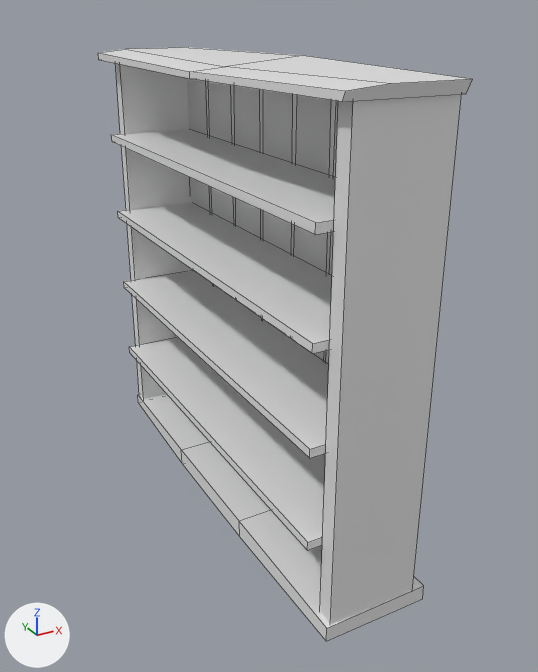
The FBX model Unity/Assets/models/regal.fbx as it was, and as the next commit left it.
Both versions are drawn from a 50 mm camera at (-3.86, -8.7, 3.39) aimed at (0.62, -0.54, -0.69). Arrows for +X, +Y and +Z are at lower left; the lights stay in place. Mesh edges are drawn as thin lines. Where no turn or scale is listed for an object, it has been applied to the vertices. Vertices at the same position are counted once.

The older version as bpy lines, for what is in view:
```python
ob_regalboden = bpy.data.objects.new('Regalboden', me_cube_005)
ob_regalboden.location = (0.56, 0.0, -3.27)
ob_regaldach = bpy.data.objects.new('Regaldach', me_cube_004)
ob_regaldach.location = (0.55, 0.0, 2.75)
ob_regalteilung = bpy.data.objects.new('Regalteilung', me_cube_009)
ob_regalteilung.location = (0.4, 0.0, 1.53)
ob_regalwand = bpy.data.objects.new('Regalwand', me_cube_010)
ob_regalwand.location = (0.0, 3.21, -0.23)
ob_seitenwand_1 = bpy.data.objects.new('Seitenwand 1', me_cube_006)
ob_seitenwand_1.location = (0.55, 3.04, -0.23)
ob_seitenwand_2 = bpy.data.objects.new('Seitenwand 2', me_cube_007)
ob_seitenwand_2.location = (0.55, -3.08, -0.23)
```
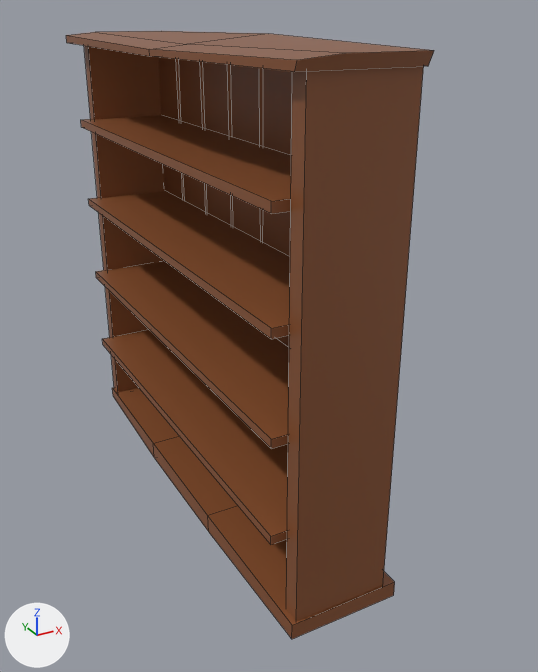
Location of each change, (x1, y1, x2, y2) in pixels of the pictures (538 x 672 px; the box of a moved part takes in the faces that stretch with it):
'Regalwand', reshaped, moved
    before: (187, 78, 338, 365)
    after: (66, 31, 434, 639)
'Seitenwand 2', deleted
    before: (320, 94, 461, 625)
'Regalteilung', deleted
    before: (111, 129, 335, 550)
'Regalboden', deleted
    before: (138, 394, 424, 641)
'Regaldach', deleted
    before: (98, 47, 473, 102)
'Seitenwand 1', deleted
    before: (115, 63, 193, 399)
part 1 of me_cube_010, moved or reshaped
    before: (293, 95, 338, 365)
    after: (263, 68, 292, 348)
part 2 of me_cube_010, moved or reshaped
    before: (187, 78, 297, 334)
    after: (158, 57, 263, 242)
part 3 of me_cube_010, added (brown)
    after: (81, 115, 291, 214)
part 4 of me_cube_010, added (brown)
    after: (88, 191, 290, 339)
part 5 of me_cube_010, added (brown)
    after: (96, 261, 289, 449)
part 6 of me_cube_010, added (brown)
    after: (102, 330, 288, 545)
part 7 of me_cube_010, added (brown)
    after: (286, 66, 424, 622)
part 8 of me_cube_010, added (brown)
    after: (112, 388, 395, 639)
part 9 of me_cube_010, added (brown)
    after: (66, 31, 434, 72)
part 10 of me_cube_010, added (brown)
    after: (84, 46, 165, 392)

Patch to the scene script:
```diff
--- a/Unity/Assets/models/regal.fbx.py
+++ b/Unity/Assets/models/regal.fbx.py
@@ mat_material @@
+mat_material = principled_material('Material')
+mat_material.base_color = (0.25, 0.0844, 0.0296)  # brown #895230
+mat_material.roughness = 0.4
@@ me_cube_010 @@
 # used by ob_regalwand; location = (0.0, 3.21, -0.23)
 # verts and faces of me_cube_010; kept vertices keep their numbers, new ones are numbered from 46
-me_cube_010.from_pydata(...)  # 46 vertices, 42 faces; spans x 1.03..1.14, y -6.25..-0.19, z -3.01..3.01
-me_cube_010.materials.append(mat_wood)  # white #e7e7e7
+me_cube_010.from_pydata(...)  # 125 vertices, 104 faces; spans x -0.81..0.85, y -3.36..3.27, z -3.13..3.13
+# me_cube_010 part 1: the loose piece of 20 vertices spanning x 1.03..1.14, y -6.25..-3.66, z -3.01..3.01 is moved by (-0.46, 3.22, 0.02), in mat_material (brown #895230)
+# me_cube_010 part 2: the loose piece of 26 vertices spanning x 1.03..1.14, y -3.66..-0.19, z -3.01..3.01 is moved by (-0.46, 3.22, 0.02), in mat_material (brown #895230)
+# me_cube_010 part 3: a new loose piece, a box spanning x -0.71..0.58, y -3.0..3.02, z 1.73..1.84, in mat_material (brown #895230)
+# me_cube_010 part 4: a new loose piece, a box spanning x -0.71..0.58, y -3.0..3.02, z 0.5..0.62, in mat_material (brown #895230)
+# me_cube_010 part 5: a new loose piece, a box spanning x -0.71..0.58, y -3.0..3.02, z -0.72..-0.6, in mat_material (brown #895230)
+# me_cube_010 part 6: a new loose piece, a box spanning x -0.71..0.58, y -3.0..3.02, z -1.94..-1.83, in mat_material (brown #895230)
+# me_cube_010 part 7: a new loose piece, a box spanning x -0.51..0.69, y -3.23..-3.01, z -2.96..3.01, in mat_material (brown #895230)
+# me_cube_010 part 8: a new loose piece of 16 vertices spanning x -0.61..0.85, y -3.26..3.27, z -3.13..-2.85, in mat_material (brown #895230)
+# me_cube_010 part 9: a new loose piece of 15 vertices spanning x -0.81..0.77, y -3.36..3.26, z 2.92..3.13, in mat_material (brown #895230)
+# me_cube_010 part 10
+verts[46] = (-0.51, 3.26, -2.96)
+verts[47] = (-0.51, 3.04, -2.96)
+verts[48] = (-0.51, 3.15, 3.01)
+verts[49] = (-0.51, 2.93, 3.01)
+for new, old in zip([*range(50, 54)], [*range(46, 50)]): verts[new] = verts[old] + (1.2, 0.0, 0.0)
+faces += [(46, 47, 49, 48), (48, 49, 53, 52), (50, 52, 53, 51), (46, 50, 51, 47), (46, 48, 52, 50), (47, 51, 53, 49)]
+me_cube_010.materials.append(mat_material)  # brown #895230
@@ ob_seitenwand_2 @@
-ob_seitenwand_2 = bpy.data.objects.new('Seitenwand 2', me_cube_007)
-ob_seitenwand_2.location = (0.55, -3.08, -0.23)
@@ ob_regalboden @@
-ob_regalboden = bpy.data.objects.new('Regalboden', me_cube_005)
-ob_regalboden.location = (0.56, 0.0, -3.27)
@@ ob_seitenwand_1 @@
-ob_seitenwand_1 = bpy.data.objects.new('Seitenwand 1', me_cube_006)
-ob_seitenwand_1.location = (0.55, 3.04, -0.23)
@@ ob_regalwand @@
 ob_regalwand = bpy.data.objects.new('Regalwand', me_cube_010)
-ob_regalwand.location = (0.0, 3.21, -0.23)
+ob_regalwand.location = (0.0, 0.0, 0.0)
@@ ob_regalteilung @@
-ob_regalteilung = bpy.data.objects.new('Regalteilung', me_cube_009)
-ob_regalteilung.location = (0.4, 0.0, 1.53)
@@ ob_regaldach @@
-ob_regaldach = bpy.data.objects.new('Regaldach', me_cube_004)
-ob_regaldach.location = (0.55, 0.0, 2.75)
```
